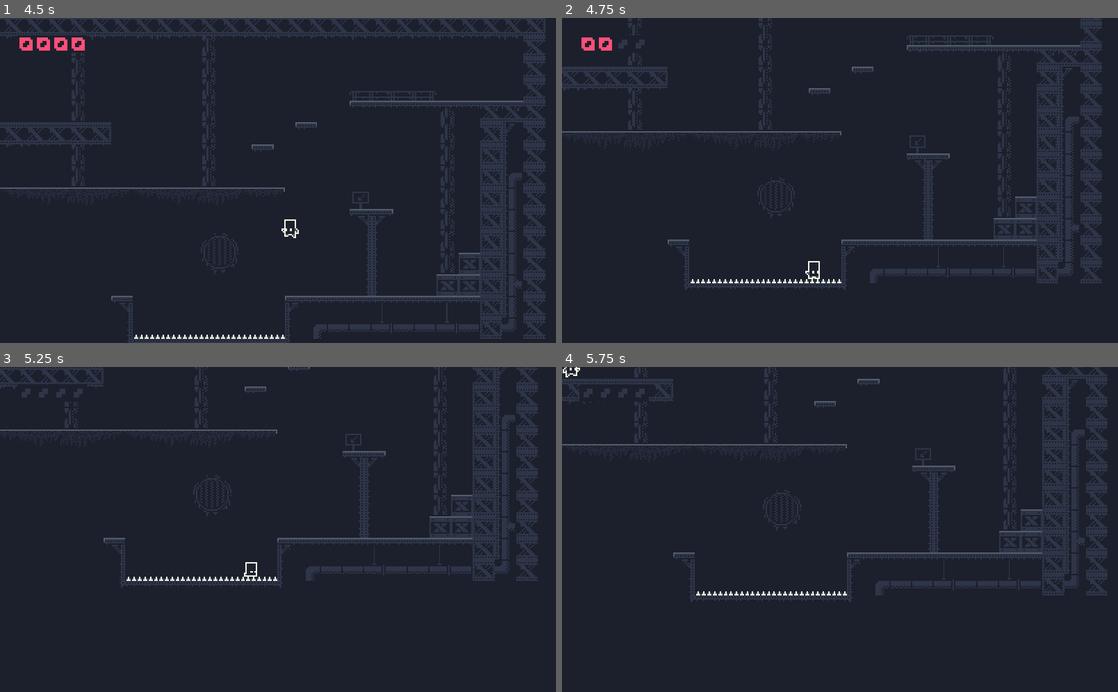
Above: before the commit, frames 1-4 (two rows, left to right).
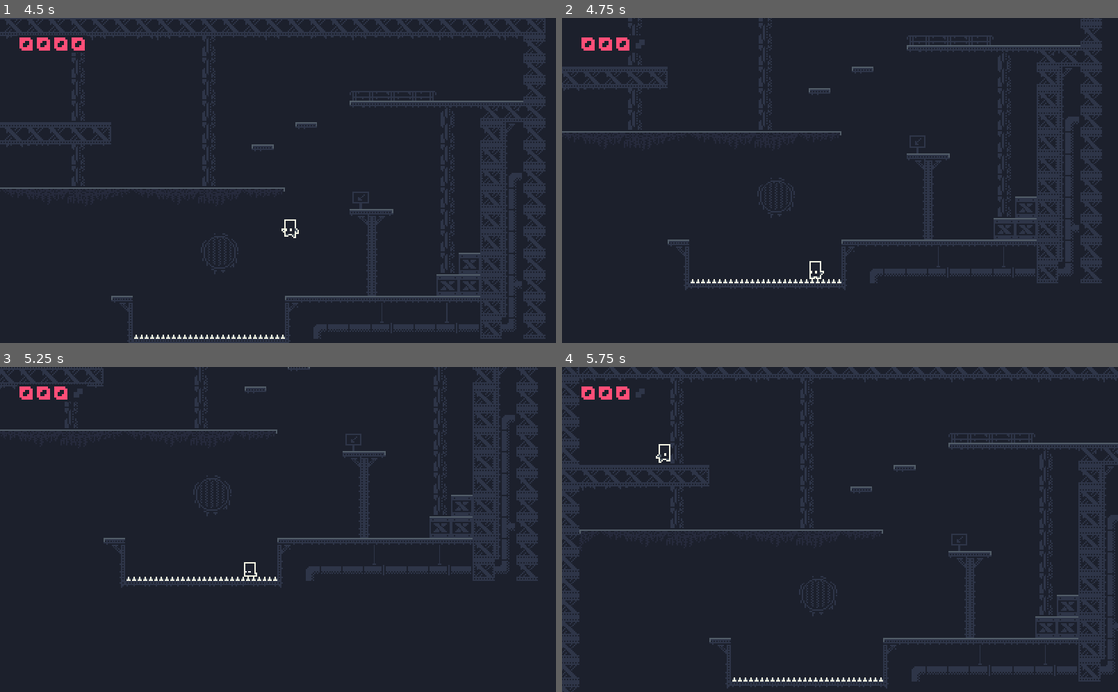
Above: after the commit, the same moments.

Repository: nassredean/2DPlatformerGodot
Game: Godot game, scene res://Scenes/Main.tscn
The game is run twice, just before and just after one commit, with the same random seed, the same clock (stepped at 60 frames per second) and the same inputs.
Inputs:
- Up to frame 1 (4.5 s): hold D (move_right) 0.53-2.03 s; tap Space (jump) at 0.77, 1.52, 3.02, 3.77 s; hold A (move_left) 2.03-2.78 s; hold D (move_right) 2.78-4.28 s; hold A (move_left) from 4.28 s (still down)
- Up to frame 2 (4.75 s): keep holding A (move_left); tap Space (jump) at 4.52 s
- Up to frame 3 (5.25 s): release A (move_left) at 5.03 s; hold D (move_right) from 5.03 s (still down)
- Up to frame 4 (5.75 s): keep holding D (move_right)

Frame 1 is identical in both runs. In frame 2, 0.2% of the frame differs, in the area x 9-48%, y 5-81%; in frame 3, 0.3%; in frame 4, 20%, in the area x 0-100%, y 0-100%.

Commit message:
Fix directions for animations

Diff:
--- a/Scenes/Character.tscn
+++ b/Scenes/Character.tscn
@@ -6,6 +6,7 @@
 
 [sub_resource type="Animation" id=4]
 resource_name = "Death"
+length = 0.6
 tracks/0/type = "value"
 tracks/0/path = NodePath("RunIdleSwipeSprite:visible")
 tracks/0/interp = 1
@@ -143,6 +144,7 @@
 [node name="DeathSprite" type="Sprite" parent="."]
 texture = ExtResource( 3 )
 hframes = 4
+frame = 3
 
 [node name="AnimationPlayer" type="AnimationPlayer" parent="."]
 anims/Death = SubResource( 4 )
--- a/Scripts/Character.gd
+++ b/Scripts/Character.gd
@@ -1,4 +1,6 @@
 extends KinematicBody2D
+
+enum Direction {LEFT, RIGHT}
 
 # Movement
 var speed : int = 100
@@ -22,13 +24,13 @@
 	if !respawning:
 		velocity.x = 0
 		if Input.is_action_pressed("move_right"):
-			$RunIdleSwipeSprite.set_flip_h(false)
+			set_direction(Direction.RIGHT)
 			velocity.x += speed
 			if is_on_floor():
 				$AnimationPlayer.play("Walk_Right")
 
 		if Input.is_action_pressed("move_left"):
-			$RunIdleSwipeSprite.set_flip_h(true)
+			set_direction(Direction.LEFT)
 			velocity.x -= speed
 			if is_on_floor():
 				$AnimationPlayer.play("Walk_Right")
@@ -54,13 +56,21 @@
 	position = initial_position
 	respawning = false
 
+func set_direction(direction):
+	if direction == Direction.LEFT:
+		$RunIdleSwipeSprite.set_flip_h(true)
+		$DeathSprite.set_flip_h(true)
+	elif direction == Direction.RIGHT:
+		$RunIdleSwipeSprite.set_flip_h(false)
+		$DeathSprite.set_flip_h(false)
+
 func process_collisions():
 	# get collisioins
 	for i in get_slide_count():
 		var col = get_slide_collision(i)
-		if col.collider.is_in_group("spike"):
+		if col.collider.is_in_group("spike") && !respawning:
+			respawning = true
 			get_node("/root/Main/HealthBar").do_damage(1)
-			respawning = true
 			$AnimationPlayer.play("Death")
 			break
 
